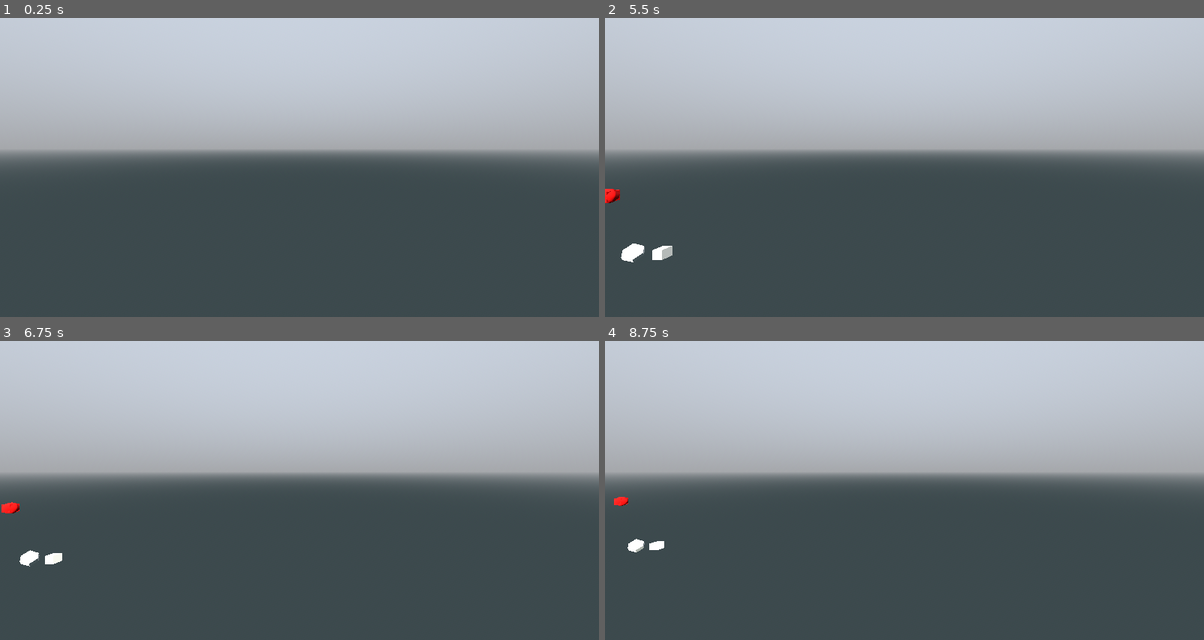
Above: before the commit, frames 1-4 (two rows, left to right).
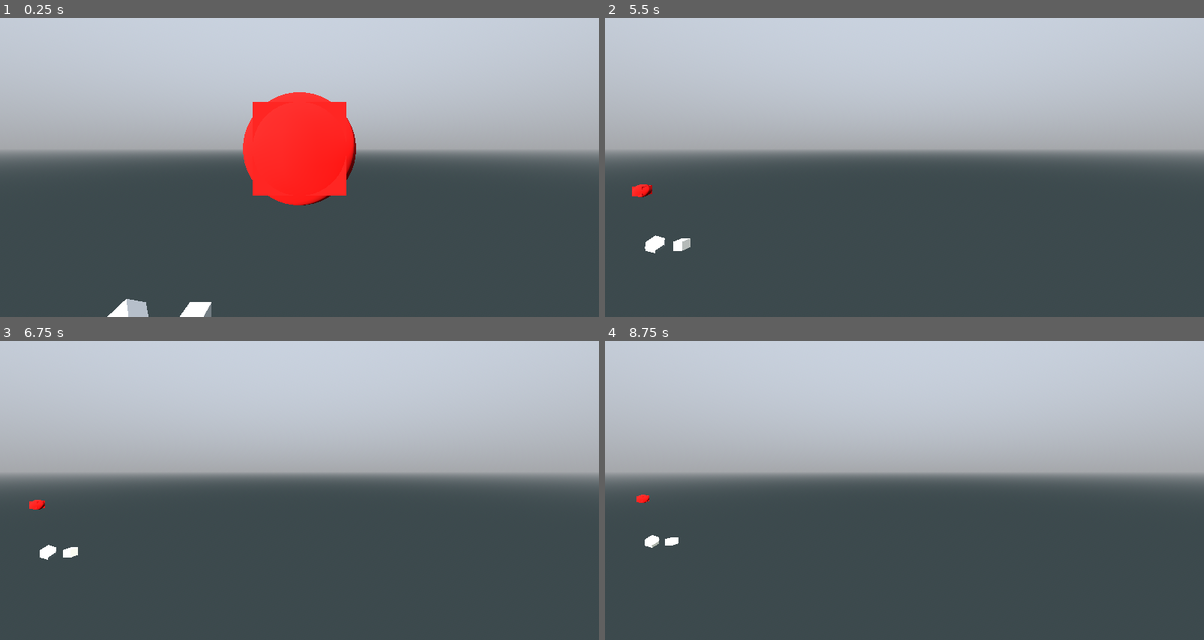
Above: after the commit, the same moments.

Repository: pixerhp/Hatchetflair
Game: Godot game, scene res://topscenes/gameplay_topscene.tscn
The game is run twice, just before and just after one commit, with the same random seed, the same clock (stepped at 60 frames per second) and the same inputs.
Inputs (mouse positions are in pixels of both pictures, inside the frame that each line leads up to):
- Up to frame 1 (0.25 s): no input
- Up to frame 2 (5.5 s): tap Enter at 0.5, 2, 3.5 s; move the mouse to (1036, 131) at 0.52 s; hold D (move_right) 0.53-1.28 s; hold Shift (speed_faster) 0.53-1.28 s; click (1036, 131) at 0.67 s; tap Space (move_jump_up) at 1.25, 2.75, 4.25 s; move the mouse to (784, 164) at 1.27 s; hold S (move_backwards) 1.28-2.03 s; tap Ctrl (speed_slower) at 1.35, 2.85, 4.35 s; move the mouse to (964, 74) at 2.02 s; hold D (move_right) 2.03-2.78 s; hold Shift (speed_faster) 2.03-2.78 s; move the mouse to (874, 215) at 2.77 s; hold W (move_forwards) 2.78-3.53 s; click (874, 215) at 2.92 s; move the mouse to (1084, 200) at 3.52 s; hold Shift (speed_faster) 3.53-4.28 s; hold A (move_left) 3.53-5.03 s; move the mouse to (724, 98) at 4.27 s; move the mouse to (934, 149) at 5.02 s; hold S (move_backwards) from 5.03 s (still down); hold Shift (speed_faster) from 5.03 s (still down); click (934, 149) at 5.17 s
- Up to frame 3 (6.75 s): move the mouse to (209, 388) at 5.77 s; release S (move_backwards) at 5.78 s; release Shift (speed_faster) at 5.78 s; hold D (move_right) 5.78-6.53 s; tap Ctrl (speed_slower) at 5.85 s; move the mouse to (431, 454) at 6.52 s; hold W (move_forwards) from 6.53 s (still down); hold Shift (speed_faster) from 6.53 s (still down)
- Up to frame 4 (8.75 s): move the mouse to (784, 487) at 7.27 s; release W (move_forwards) at 7.28 s; release Shift (speed_faster) at 7.28 s; hold D (move_right) 7.28-8.03 s; tap Ctrl (speed_slower) at 7.35 s; click (784, 487) at 7.42 s; move the mouse to (964, 397) at 8.02 s; hold S (move_backwards) from 8.03 s (still down); hold Shift (speed_faster) from 8.03 s (still down)

The runs differ from the first frame. In frame 1, 6.3% of the frame differs, in the area x 17-60%, y 24-100%; in frame 2, 0.7%; in frame 3, 0.5%; in frame 4, 0.4%.

Commit message:
Move FlyCam initial position backwards

Diff:
--- a/topscenes/gameplay_topscene.tscn
+++ b/topscenes/gameplay_topscene.tscn
@@ -39,6 +39,7 @@
 
 [node name="FlyCam" type="Camera3D" parent="."]
 unique_name_in_owner = true
+transform = Transform3D(1, 0, 0, 0, 1, 0, 0, 0, 1, 0, 0, 2)
 script = ExtResource("1_3dqie")
 
 [node name="CenterMarker" type="Node3D" parent="."]
